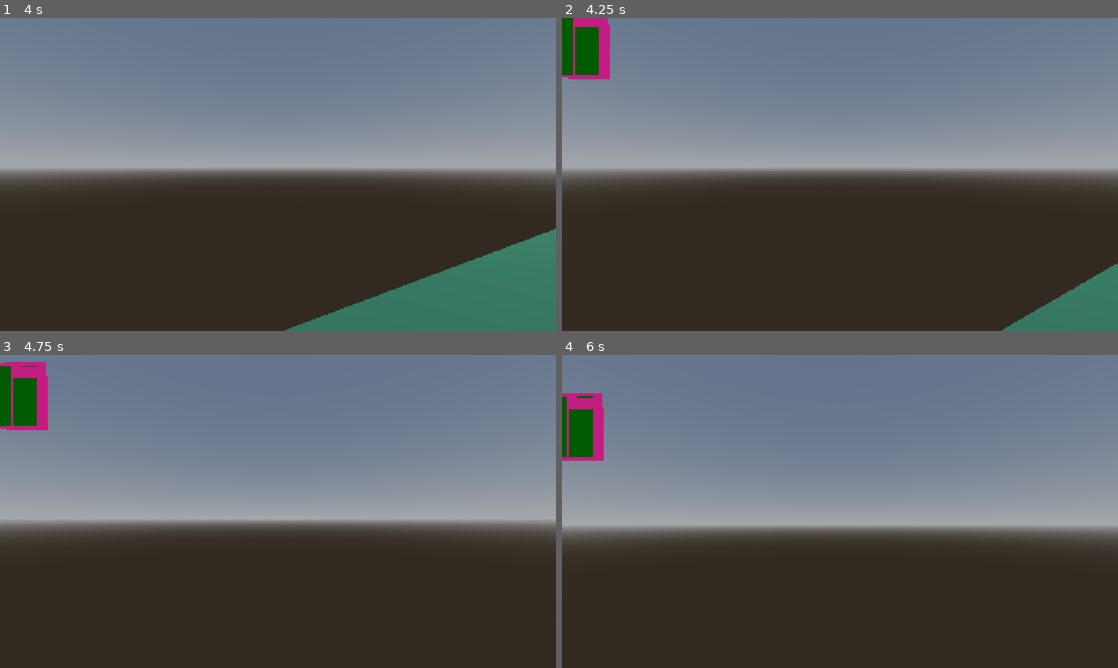
Above: before the commit, frames 1-4 (two rows, left to right).
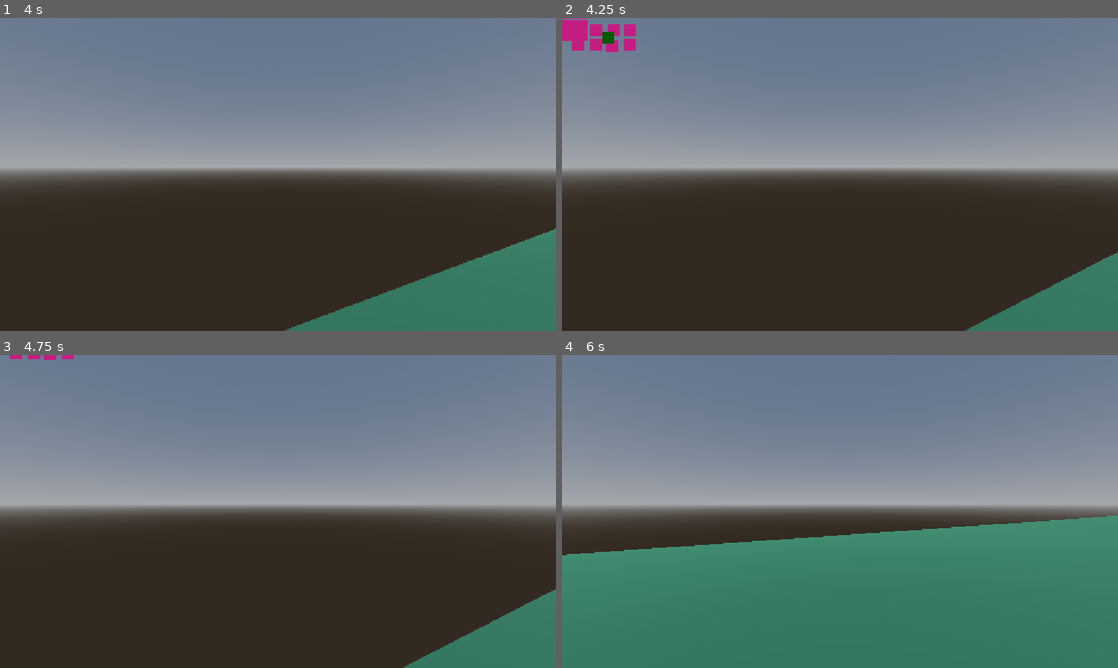
Above: after the commit, the same moments.

Repository: StevenChurchill671/GodotMedieval
Game: Godot game, scene res://root.tscn
The game is run twice, just before and just after one commit, with the same random seed, the same clock (stepped at 60 frames per second) and the same inputs.
Inputs (mouse positions are in pixels of both pictures, inside the frame that each line leads up to):
- Up to frame 1 (4 s): tap Enter at 0.5 s; move the mouse to (305, 174) at 0.52 s; hold C (crouch) 0.53-1.28 s; hold W (up) from 0.53 s (still down); tap Space (jump) at 0.77, 1.52, 3.02, 3.77 s; move the mouse to (250, 174) at 1.27 s; tap C (crouch) at 1.35, 2.85 s; move the mouse to (289, 168) at 2.02 s; hold C (crouch) 2.03-2.78 s; move the mouse to (272, 180) at 2.77 s; move the mouse to (316, 177) at 3.52 s; hold C (crouch) from 3.53 s (still down)
- Up to frame 2 (4.25 s): keep holding W (up); keep holding C (crouch); tap M (openMap) at 4.15 s
- Up to frame 3 (4.75 s): keep holding W (up); move the mouse to (233, 508) at 4.27 s; release C (crouch) at 4.28 s; tap C (crouch) at 4.35 s; tap Space (jump) at 4.52 s
- Up to frame 4 (6 s): move the mouse to (845, 511) at 5.02 s; hold C (crouch) 5.03-5.78 s; move the mouse to (817, 505) at 5.77 s; release W (up) at 5.78 s; hold D (right) from 5.78 s (still down); tap C (crouch) at 5.85 s

Frame 1 is identical in both runs. In frame 2, 3.0% of the frame differs, in the area x 0-100%, y 0-100%; in frame 3, 14%; in frame 4, 52%, in the area x 0-100%, y 12-100%.

Commit message:
Add files via upload
Working 2d Map, mouse capture and player movement off when map open. map moves with WASD

Diff:
--- a/politicalweight/Player/player_test.gd
+++ b/politicalweight/Player/player_test.gd
@@ -20,7 +20,7 @@
 	Input.mouse_mode = Input.MOUSE_MODE_CAPTURED
 	self.name = "player"
 func  _unhandled_input(event: InputEvent) -> void:
-	if event is InputEventMouseMotion:
+	if event is InputEventMouseMotion && not isMapOpen:
 		rotate_y(-event.relative.x * .005)
 		camera.rotate_x(-event.relative.y * .005)
 		camera.rotation.x = clamp(camera.rotation.x, -PI/2, PI/2)
@@ -29,11 +29,12 @@
 		if isMapOpen == true:
 			$Camera3D.get_child(0).queue_free()
 			isMapOpen = false
-			$Camera3D.current = true
+			Input.mouse_mode = Input.MOUSE_MODE_CAPTURED
 		else:
 			map = setup.new()
 			$Camera3D.add_child(map)
 			isMapOpen = true
+			Input.mouse_mode = Input.MOUSE_MODE_VISIBLE
 			$MapGenerator.generateMapData()
 	var inputDirection = Input.get_vector("left", "right", "down", "up")
 	var forward = -camera.global_transform.basis.z
@@ -48,29 +49,15 @@
 	if Input.is_action_just_pressed("jump"): #&& stamina >= 20 :
 		#stamina -= 20
 		self.velocity.y = jumpHeight
-	#var inputDirection = Input.get_vector("left","right","down","up")
-	#var direction = (transform.basis * Vector3(inputDirection.x, 0, inputDirection.y)).normalized()
-	# Capture input for movement
-	#if Input.is_action_pressed("right"):
-		#direction.x += 1
-	#if Input.is_action_pressed("left"):
-		#direction.x -= 1
-	#if Input.is_action_pressed("down"):
-		#direction.z += 1
-	#if Input.is_action_pressed("up"):
-		#direction.z -= 1
 
 	# Normalize direction to prevent faster diagonal movement
-	if direction != Vector3.ZERO:
+	if direction != Vector3.ZERO && ! isMapOpen:
 		self.velocity.x = direction.x * speed
 		self.velocity.z = direction.z * speed
 	else:
 		self.velocity.x = move_toward(self.velocity.x, 0 , speed)
 		self.velocity.z = move_toward(self.velocity.z, 0 , speed)
 	# Apply horizontal velocity
-
-	#velocity.x = direction.x * speed
-	#velocity.z = direction.z * speed
 
 	# Apply gravity when not on the floor
 	if not is_on_floor():
--- a/politicalweight/setup.gd
+++ b/politicalweight/setup.gd
@@ -9,16 +9,16 @@
 func _process(delta: float) -> void:
 	if Input.is_action_pressed("left"):
 		for rect in listOfAreaRects:
-			rect.set_position(rect.position + Vector2(1,0))
+			rect.set_position(rect.position + Vector2(-2,0))
 	if Input.is_action_pressed("right"):
 		for rect in listOfAreaRects:
-			rect.set_position(rect.position + Vector2(-1,0))
+			rect.set_position(rect.position + Vector2(2,0))
 	if Input.is_action_pressed("down"):
 		for rect in listOfAreaRects:
-			rect.set_position(rect.position + Vector2(0,-1))
+			rect.set_position(rect.position + Vector2(0,2))
 	if Input.is_action_pressed("up"):
 		for rect in listOfAreaRects:
-			rect.set_position(rect.position + Vector2(0,1))
+			rect.set_position(rect.position + Vector2(0,-2))
 func _ready():
 	printSpecsForConfig()
 	#var newChildOne = SubViewport.new()
@@ -31,7 +31,7 @@
 	#newChildOne.text = "hey"
 
 func createMap(locations):
-	var translateAmount = Vector2(-1,1)
+	var translateAmount = Vector2(3,3)
 	print("createMap")
 	for location in locations:
 		var housingAreas =  location.passHousingAreas()
@@ -43,6 +43,6 @@
 			if house.size == 8:
 				rect.color = Color(0.0, 0.357, 0.0, 1.0)
 			rect.set_position(Vector2(house.position.x,house.position.z)*translateAmount)
-			rect.set_size(Vector2(50,100))
+			rect.set_size(Vector2(25,25))
 			listOfAreaRects.append(rect)
 			print("rect")
